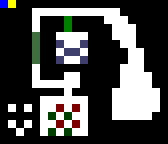
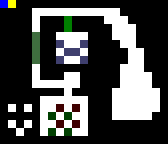
Layered file, before and after one edit (168 x 144). Changes by layer:
painted on "Pasted Layer" over [56, 104, 80, 128]
hid "Pasted Layer #1" over [56, 104, 80, 128]
